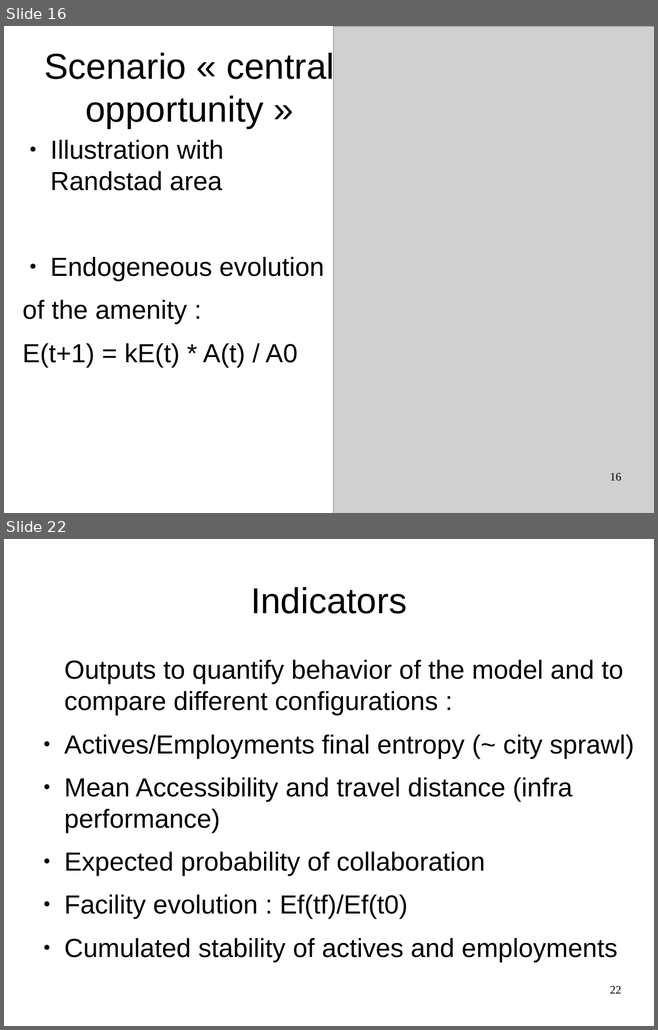
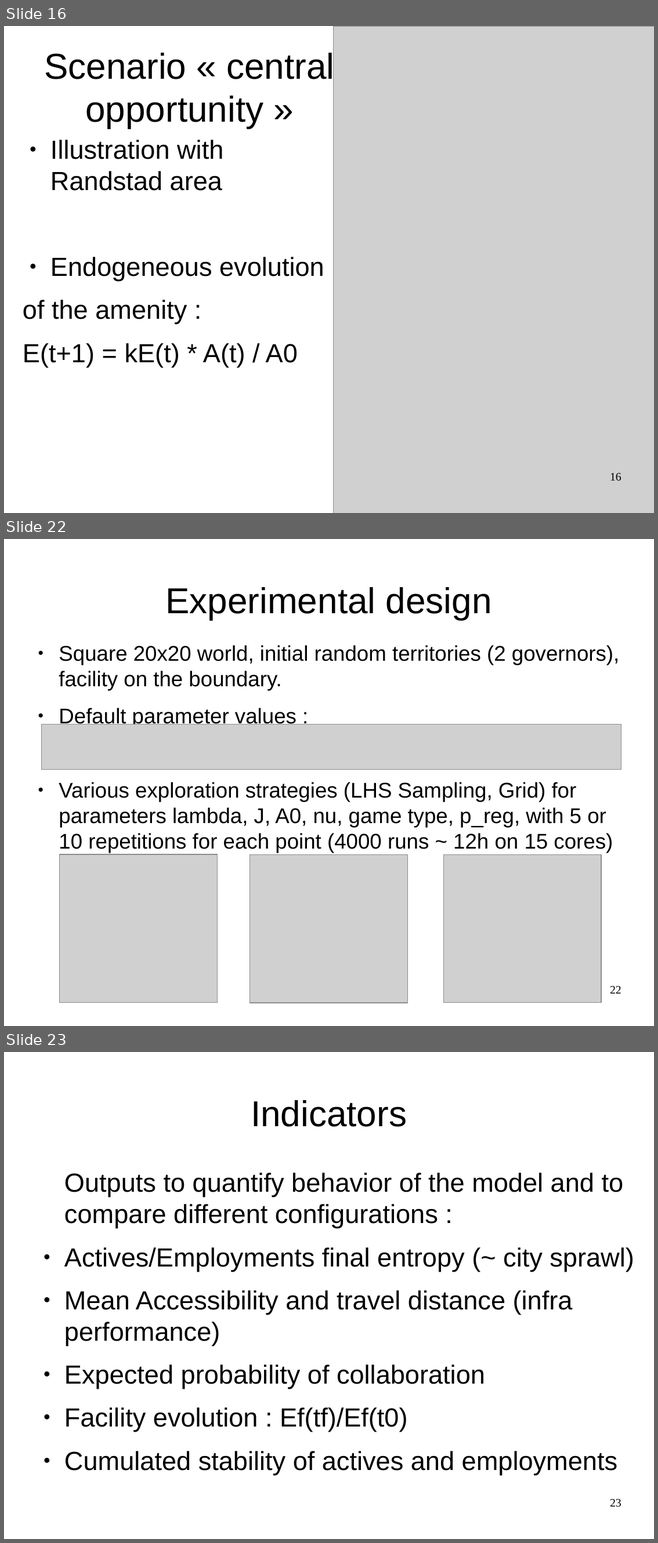
Before and after one commit to JusteRaimbault/CityNetwork, a slide deck: Docs/Communications/ECTQG2015/Metropolsim/LUTECIA-ECTQG-V4.odp. Shown one above the other, each under a label of ours: slides 16 and 22 before the commit, slides 16, 22 and 23 after it; the slides between them are not shown. The pictures are 658x1030 and 658x1543 pixels, drawn with LibreOffice and Linux fonts; fonts in the diff are those of the drawing; grey boxes stand for pictures. Boxes give left, top, right and bottom in pixels: in the first picture for what was removed or moved away, otherwise in the second. Text is boxed around its words. In the diff, an @@ line names an element or a change of style, - is before the commit and + after.

```diff
--- a/Docs/Communications/ECTQG2015/Metropolsim/LUTECIA-ECTQG-V4.odp
+++ b/Docs/Communications/ECTQG2015/Metropolsim/LUTECIA-ECTQG-V4.odp
@@ slide 22 added at bbox=[4, 539, 654, 1026], background #FFFFFF @@
@@ title added at bbox=[165, 587, 492, 620], 44 pt, text #000000 @@
+Experimental design
@@ text added at bbox=[59, 645, 619, 853], 26 pt, text #000000 @@
+● Square 20x20 world, initial random territories (2 governors), facility on the boundary.
+● Default parameter values :
+● Various exploration strategies (LHS Sampling, Grid) for parameters lambda, J, A0, nu, game type, p_reg, with 5 or 10 repetitions for each point (4000 runs ~ 12h on 15 cores)
@@ picture added at bbox=[41, 725, 621, 770] @@
@@ picture added at bbox=[60, 855, 217, 1003] @@
@@ picture added at bbox=[250, 855, 408, 1003] @@
@@ picture added at bbox=[443, 855, 601, 1003] @@
@@ page number added at bbox=[610, 986, 621, 994], 14 pt, text #000000 @@
+22
@@ what was slide 22 is now slide 23 @@
@@ page number at bbox=[610, 1499, 621, 1507]: text changed @@
-22
+23
```
Also in this commit, not shown: 5 slides changed, 9 other slides added, 7 slides removed, 23 other files.
